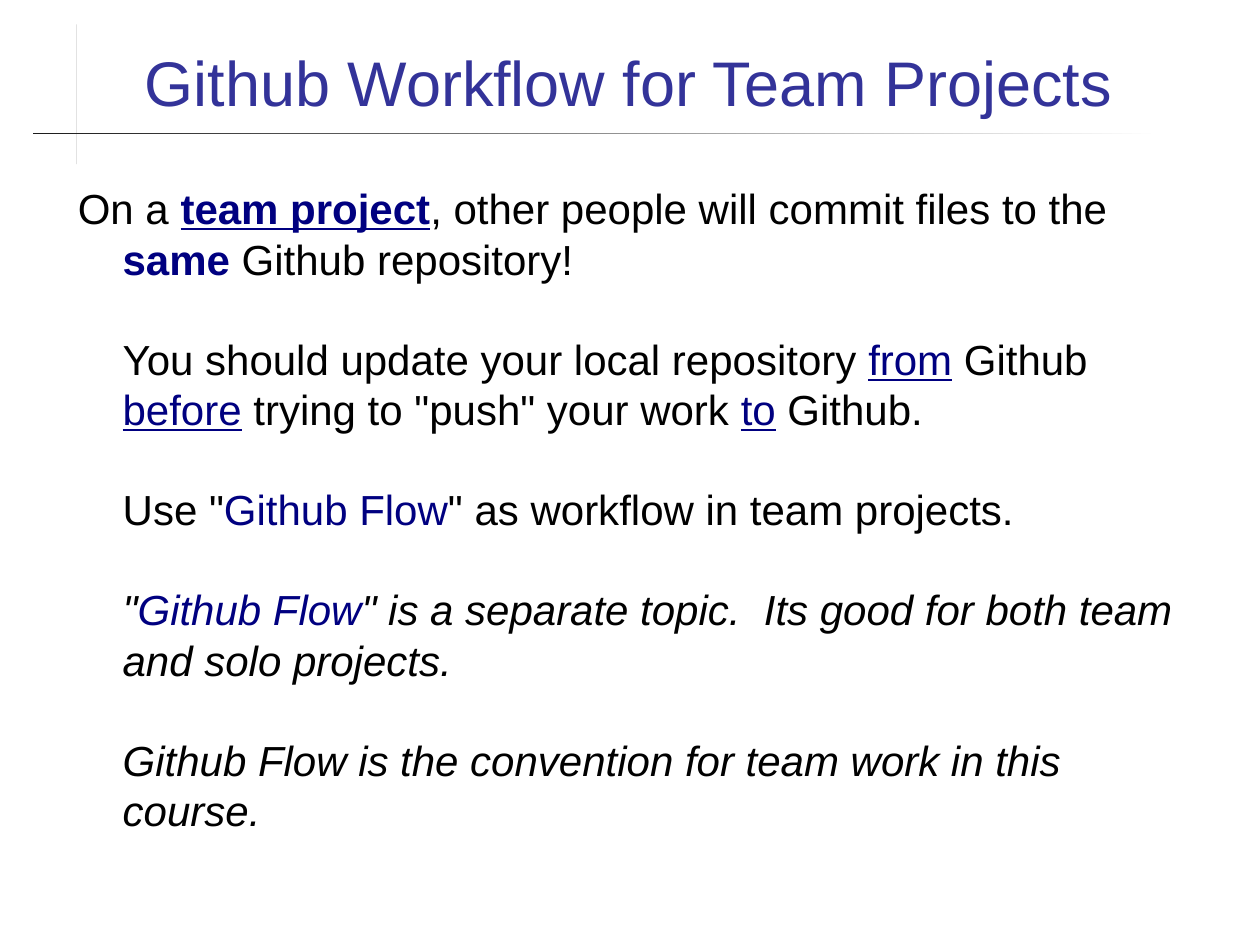
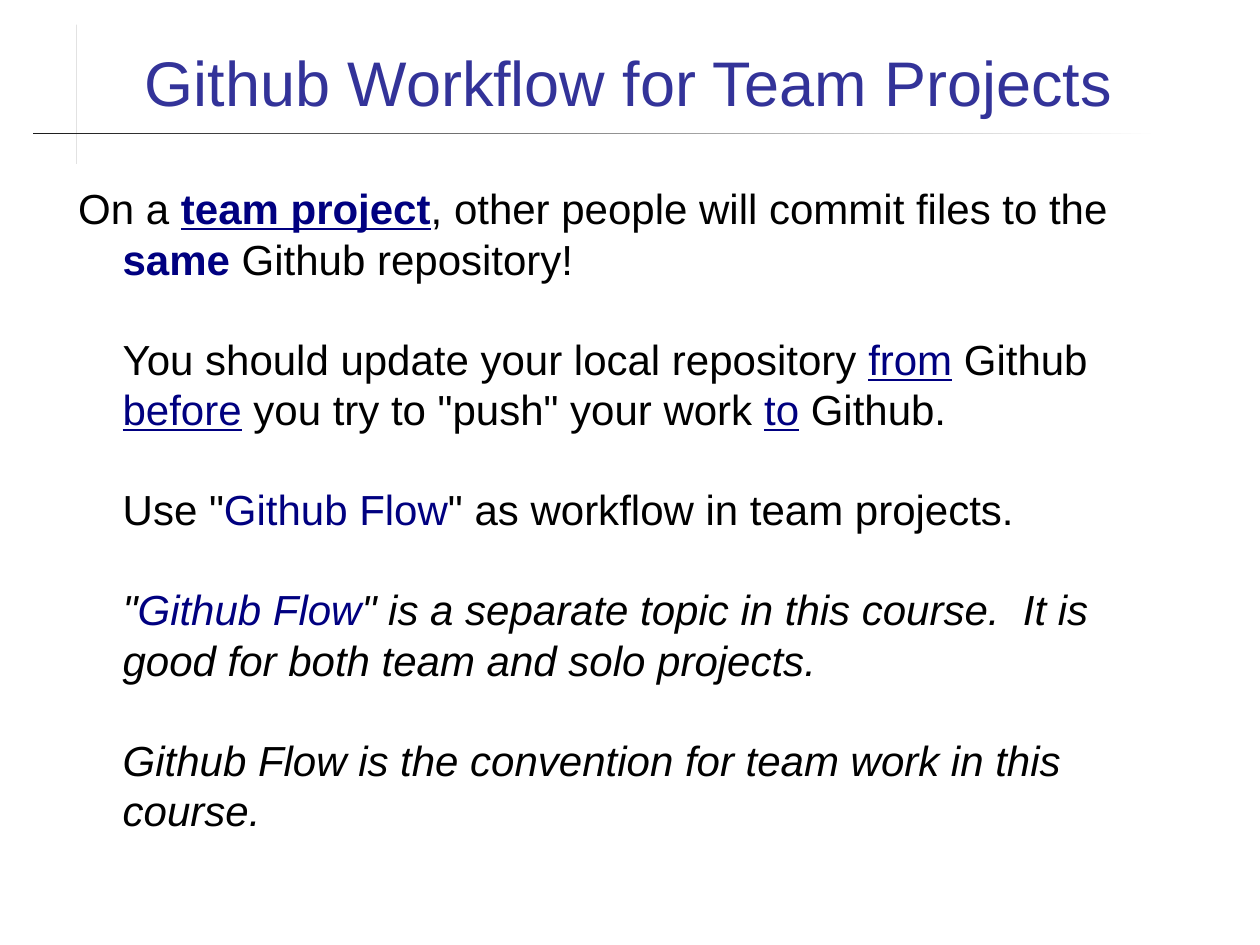
Before and after one commit to cpske/ISP, a slide deck: slide 19 of git/Using-Github.ppt (slide 17 before the commit). Drawn at 1260x945 pixels with LibreOffice and Linux fonts; fonts in the diff are those of the drawing. Boxes give left, top, right and bottom in pixels: in the first picture for what was removed or moved away, otherwise in the second. Text is boxed around its words. In the diff, an @@ line names an element or a change of style, - is before the commit and + after.

```diff
--- a/git/Using-Github.ppt
+++ b/git/Using-Github.ppt
@@ text at box(123, 344, 1088, 434): text changed @@
-You should update your local repository from Github before trying to "push" your work to Github.
+You should update your local repository from Github before you try to "push" your work to Github.
@@ text at box(123, 594, 1088, 684): text changed @@
-"Github Flow" is a separate topic. Its good for both team and solo projects.
+"Github Flow" is a separate topic in this course. It is good for both team and solo projects.
```
Also in this commit, not shown: 12 other slides changed, 5 slides added, 1 slide removed, 5 other files.
